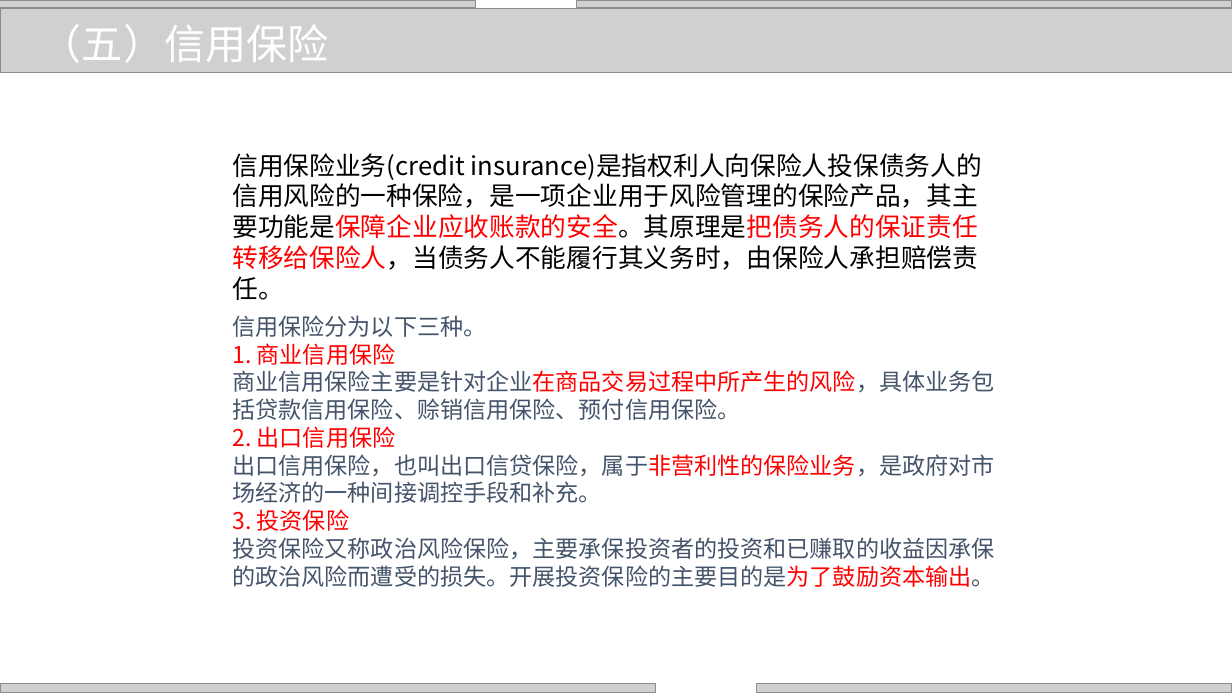
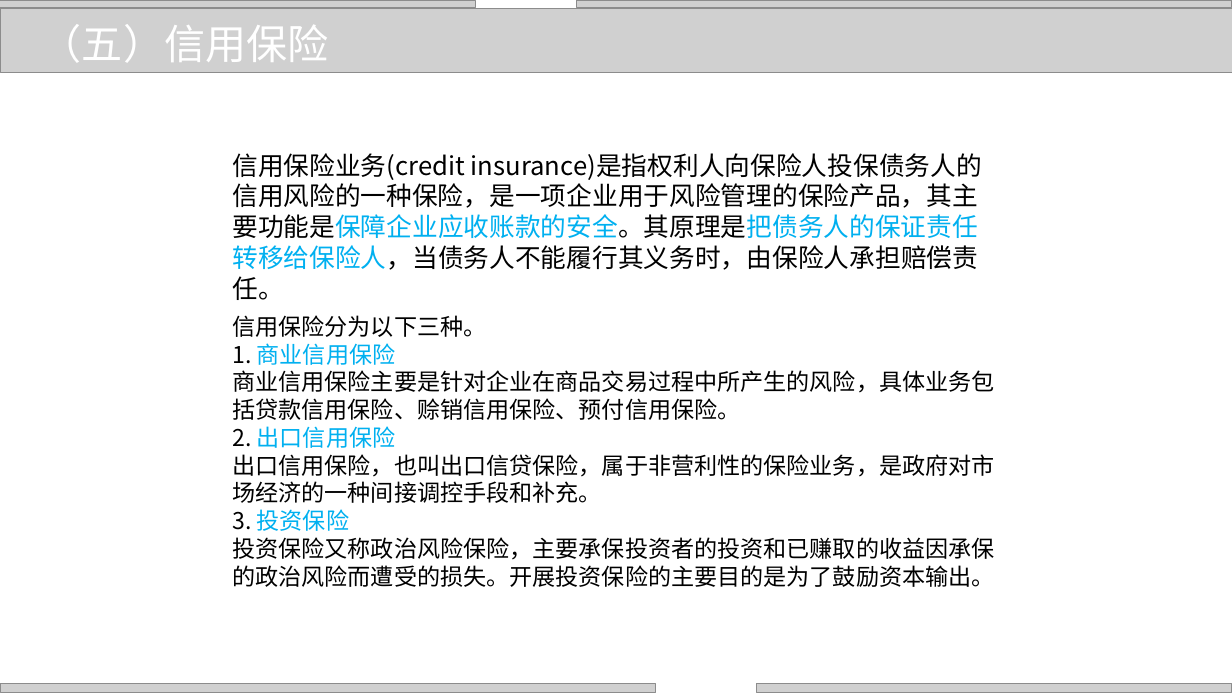
Before and after one commit to zhangjianzhang/internet_credit, a slide deck: slide 11 of files/slides/lecture_19.pptx. Drawn at 1232x693 pixels with LibreOffice and Linux fonts; fonts in the diff are those of the drawing; grey boxes stand for pictures; background and template pictures are left out. Boxes give left, top, right and bottom in pixels: in the first picture for what was removed or moved away, otherwise in the second. Text is boxed around its words. In the diff, an @@ line names an element or a change of style, - is before the commit and + after.

```diff
--- a/files/slides/lecture_19.pptx
+++ b/files/slides/lecture_19.pptx
@@ text "信用保险业务(credit insurance)是指权利人向保险人投保债务人的信用风险的一种保险，是一项企业用于风险管理 ..." at (232,153,982,300): text colour #FF0000 to #00B0F0 in "insurance)是指权利人向保险人投保债务人的信用风险的一种保险，是一项企业用于风险管理的保险产品，其主要功能是保障 ..." @@
@@ text "信用保险分为以下三种。 1. 商业信用保险 商业信用保险主要是针对企业在商品交易过程中所产生的风险，具体业务包括贷款信用 ..." at (232,315,994,587): text colour #44546A to #000000 in "信用保险分为以下三种。 商业信用保险主要是针对企业在商品交易过程中所产生的风险，具体业务包括贷款信用保险、赊销信用保险、 ..."; text colour #FF0000 to #000000 in "1. 商业信用保险主要是针对企业在商品交易过程中所产生的风险，具体业务包括贷款信用保险、赊销信用保险、预付信用保险。 2 ..."; text colour #FF0000 to #00B0F0 in "商业信用保险 出口信用保险 投资保险" @@
```
Also in this commit, not shown: 24 other slides changed, 7 other files.
